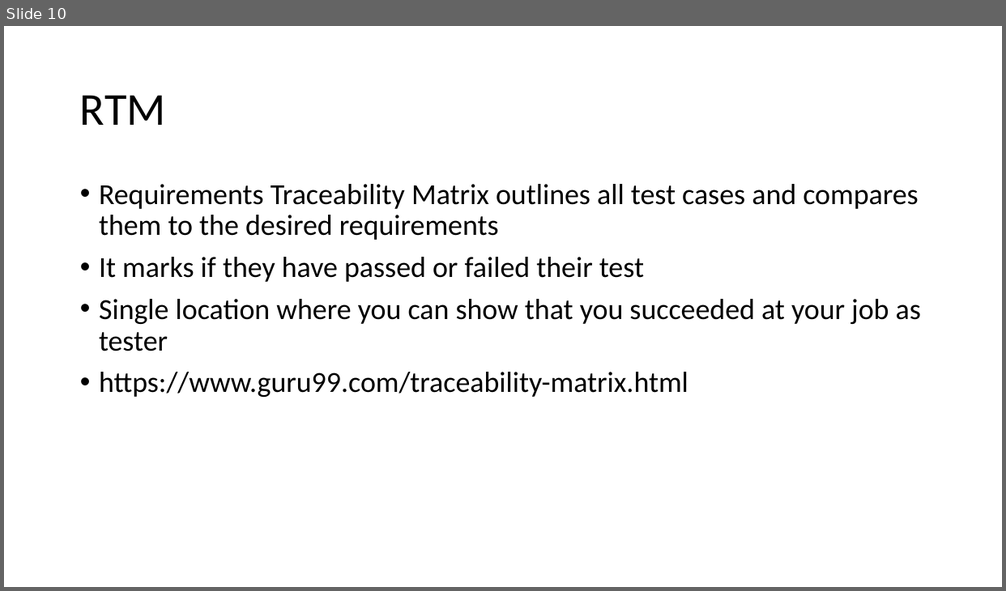
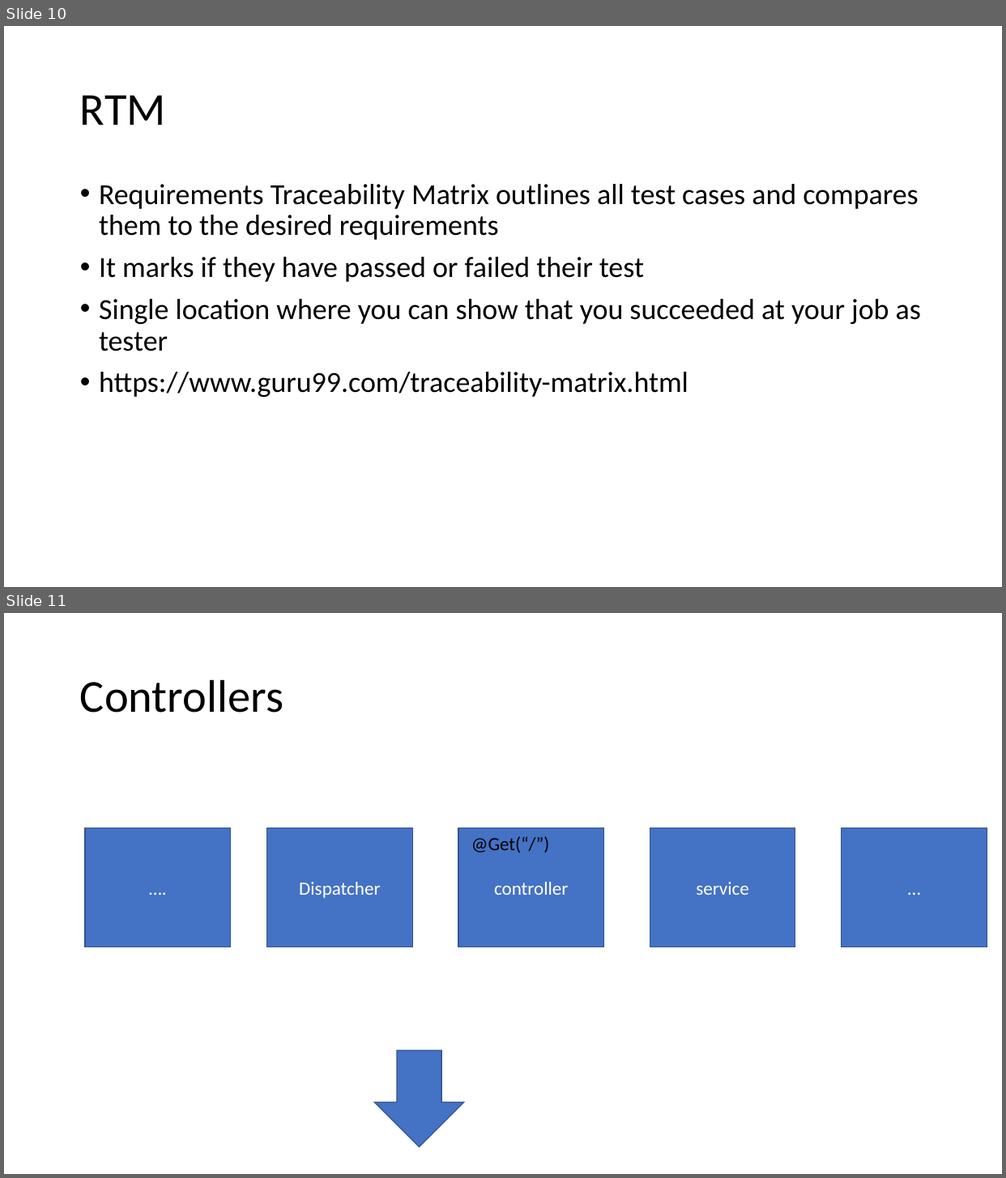
Before and after one commit to WilliamOna/staging-automation-primer-3-23, a slide deck: PrimerNotes.pptx. Shown one above the other, each under a label of ours: slide 10 before the commit, slides 10 and 11 after it. The pictures are 1006x591 and 1006x1178 pixels, drawn with LibreOffice and Linux fonts; fonts in the diff are those of the drawing. Boxes give left, top, right and bottom in pixels: in the first picture for what was removed or moved away, otherwise in the second. Text is boxed around its words. In the diff, an @@ line names an element or a change of style, - is before the commit and + after.

```diff
--- a/PrimerNotes.pptx
+++ b/PrimerNotes.pptx
@@ slide 11 added at (4,613,1002,1174), background #FFFFFF @@
@@ title added at (80,679,283,713), 44 pt, text #000000 @@
+Controllers
@@ rectangle added at (85,828,230,947), fill #4472C4, outline #325491 1 pt, 18 pt, text #FFFFFF @@
+….
@@ rectangle added at (266,828,412,947), fill #4472C4, outline #325491 1 pt, 18 pt, text #FFFFFF @@
+Dispatcher
@@ rectangle added at (458,828,603,947), fill #4472C4, outline #325491 1 pt, 18 pt, text #FFFFFF @@
+controller
@@ rectangle added at (650,828,795,947), fill #4472C4, outline #325491 1 pt, 18 pt, text #FFFFFF @@
+service
@@ rectangle added at (842,828,987,947), fill #4472C4, outline #325491 1 pt, 18 pt, text #FFFFFF @@
+…
@@ text added at (471,837,549,853), 18 pt, text #000000 @@
+@Get(“/”)
@@ down arrow added at (374,1051,464,1148), fill #4472C4, outline #325491 1 pt @@
```
Also in this commit, not shown: 1 other slide added, 1 other file.
